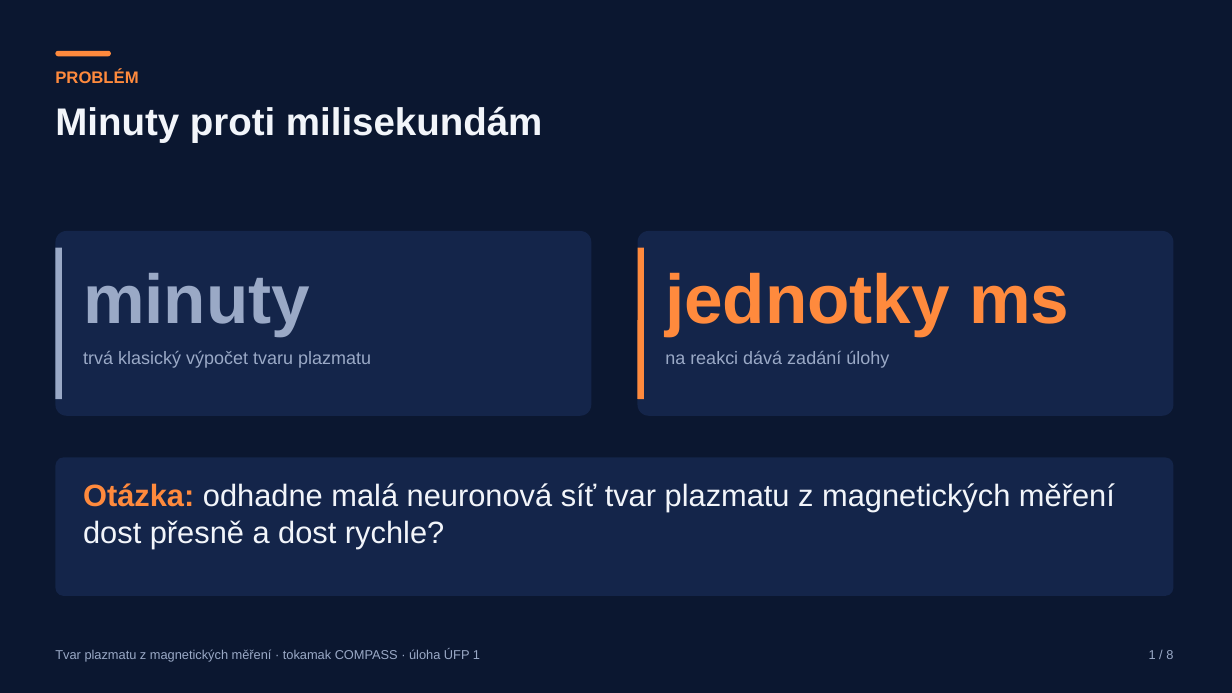
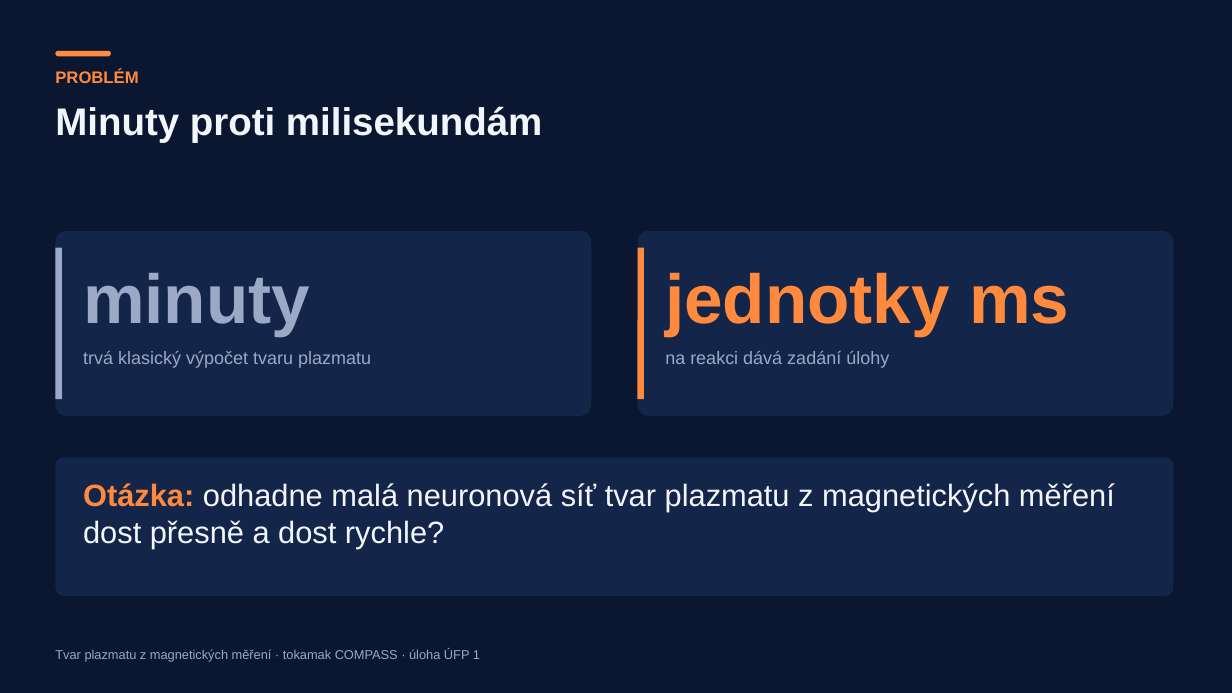
Before and after one commit to mschiller890/hackathon, a slide deck: slide 2 of presentation/deck/slides.pptx. Drawn at 1232x693 pixels with LibreOffice and Linux fonts; fonts in the diff are those of the drawing; background and template pictures are left out. Boxes give left, top, right and bottom in pixels: in the first picture for what was removed or moved away, otherwise in the second. Text is boxed around its words. In the diff, an @@ line names an element or a change of style, - is before the commit and + after.

```diff
--- a/presentation/deck/slides.pptx
+++ b/presentation/deck/slides.pptx
@@ text removed at (1149, 650, 1173, 659) @@
-1 / 8
```
Also in this commit, not shown: 13 other slides changed, 1 other file.
